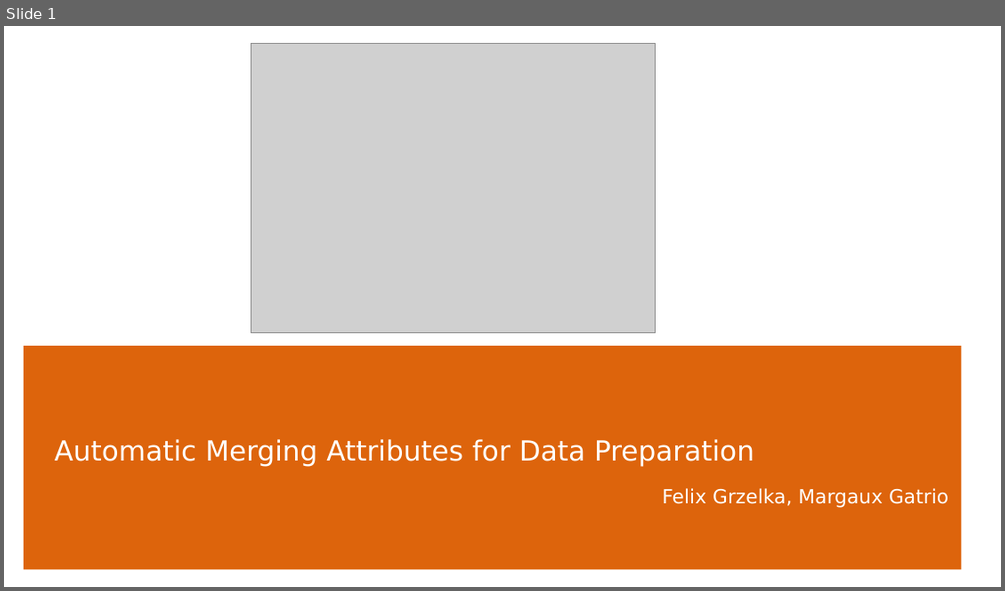
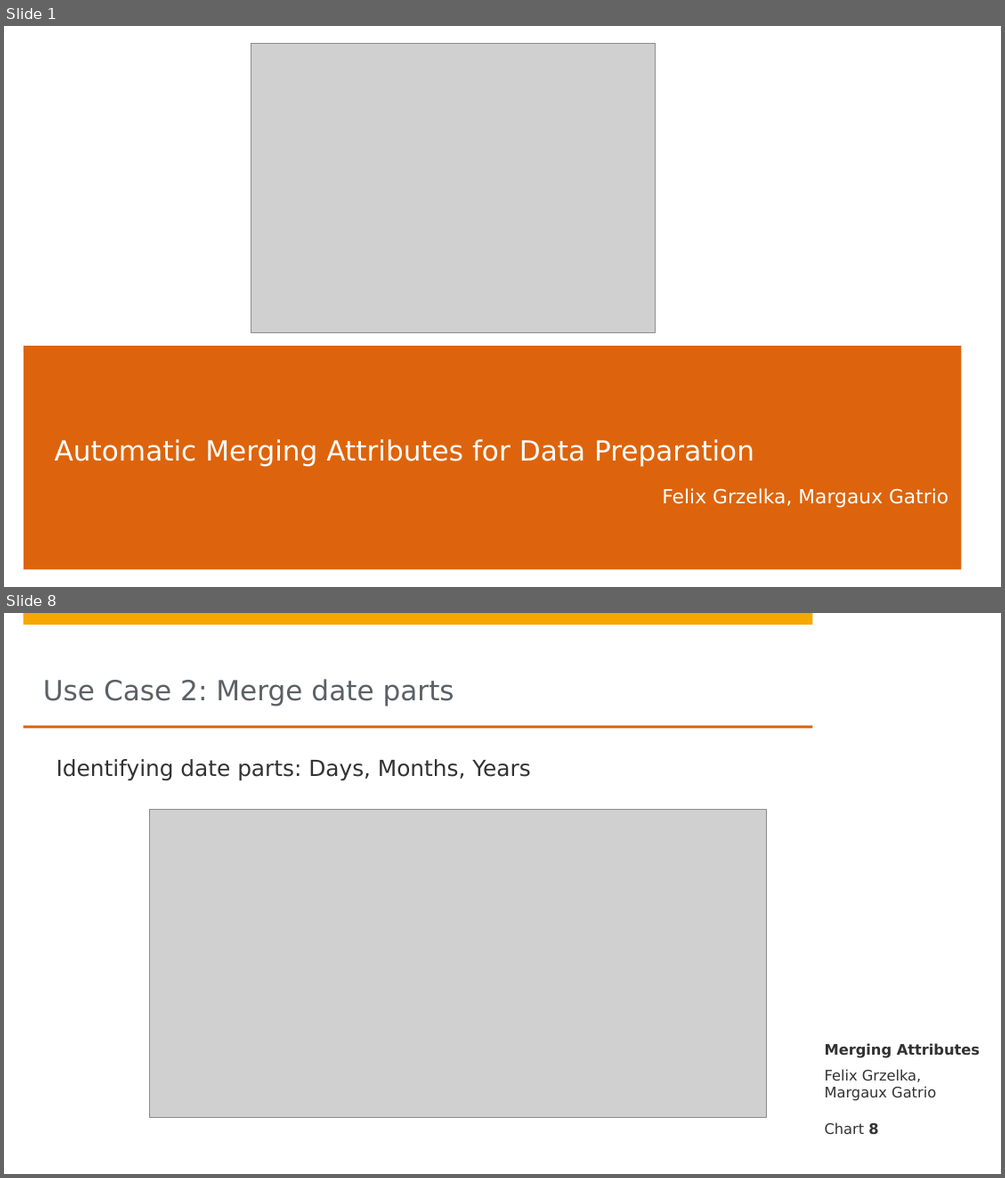
Before and after one commit to lanchiang/data-knoller, a slide deck: Grand_Präsi.pptx. Shown one above the other, each under a label of ours: slide 1 before the commit, slides 1 and 8 after it; the slides between them are not shown. The pictures are 1005x591 and 1005x1178 pixels, drawn with LibreOffice and Linux fonts; fonts in the diff are those of the drawing; grey boxes stand for pictures; background and template pictures are left out. Boxes give left, top, right and bottom in pixels: in the first picture for what was removed or moved away, otherwise in the second. Text is boxed around its words. In the diff, an @@ line names an element or a change of style, - is before the commit and + after.

```diff
--- a/Grand_Präsi.pptx
+++ b/Grand_Präsi.pptx
@@ slide 8 added at <box>4,613,1001,1174</box>, background #FFFFFF; not listed: 2 template elements that a slide beside it also shows @@
@@ title added at <box>43,679,454,706</box>, 20 pt, text #5A6166 @@
+Use Case 2: Merge date parts
@@ rectangle added at <box>833,707,989,726</box>, fill #FFFFFF @@
@@ rectangle added at <box>23,726,812,729</box>, fill #DD640C @@
@@ text added at <box>57,759,530,780</box>, 16 pt, text #323232 @@
+Identifying date parts: Days, Months, Years
@@ picture added at <box>150,810,767,1118</box> @@
@@ text added at <box>825,1043,979,1058</box>, 10.5 pt, text #323232, bold @@
+Merging Attributes
@@ text added at <box>825,1069,936,1101</box>, 10.5 pt, text #323232 @@
+Felix Grzelka, Margaux Gatrio
@@ page number added at <box>825,1122,878,1135</box>, 10.5 pt, text #323232 @@
+Chart 8
```
Also in this commit, not shown: 5 slides changed, 5 other slides added, 4 slides removed.
